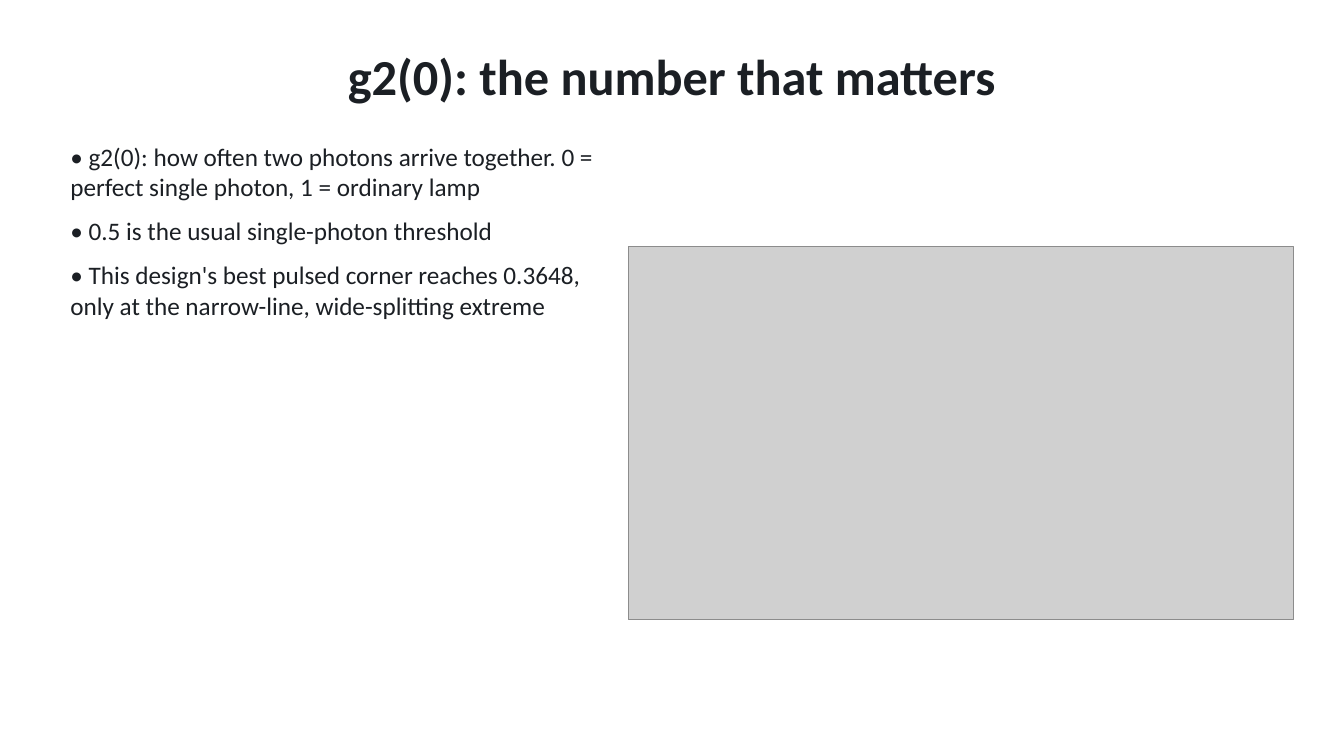
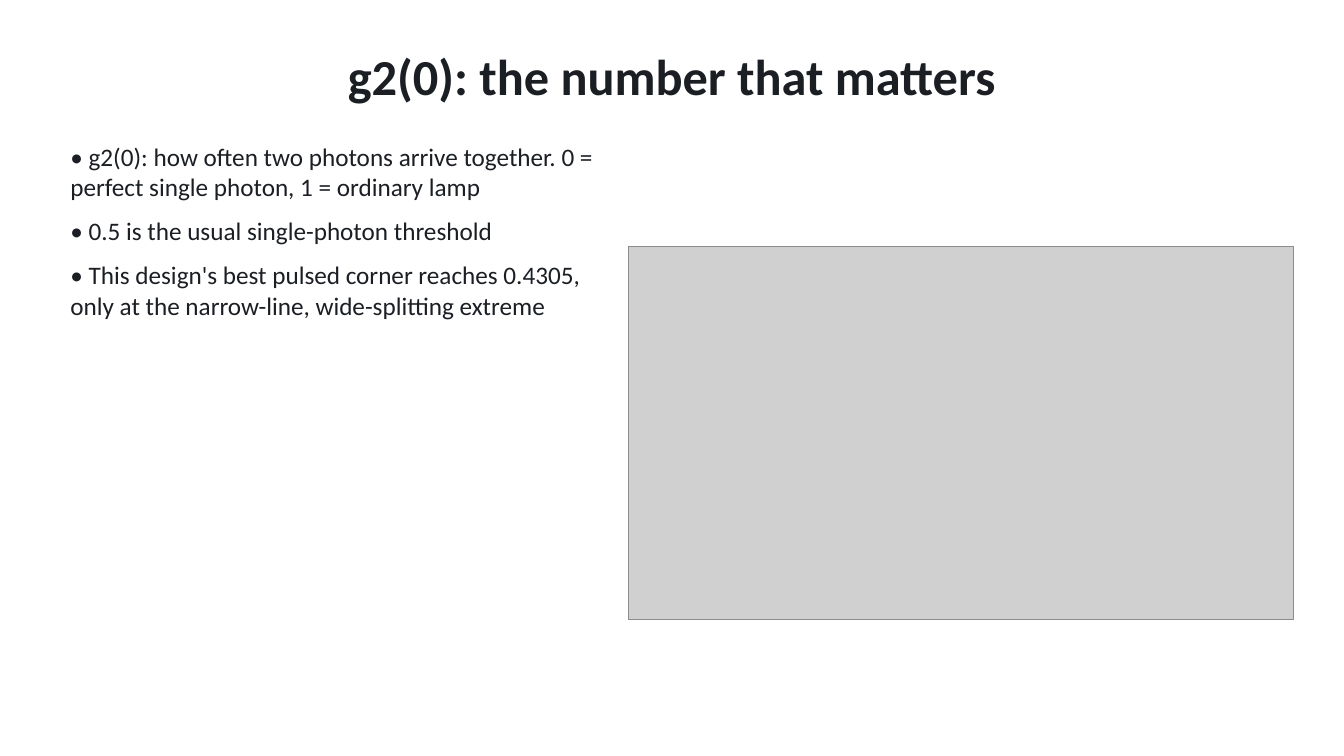
Before and after one commit to Alpharceus/qd-photon-sim, a slide deck: slide 13 of out/presentation/qd_edge_sps.pptx. Drawn at 1344x756 pixels with LibreOffice and Linux fonts; fonts in the diff are those of the drawing; grey boxes stand for pictures. Boxes give left, top, right and bottom in pixels: in the first picture for what was removed or moved away, otherwise in the second. Text is boxed around its words. In the diff, an @@ line names an element or a change of style, - is before the commit and + after.

```diff
--- a/out/presentation/qd_edge_sps.pptx
+++ b/out/presentation/qd_edge_sps.pptx
@@ text at <box>70,266,579,320</box>: text changed @@
-• This design's best pulsed corner reaches 0.3648, only at the narrow-line, wide-splitting extreme
+• This design's best pulsed corner reaches 0.4305, only at the narrow-line, wide-splitting extreme
```
Also in this commit, not shown: 5 other slides changed, 2 slides added, 2 slides removed, 9 other files.
